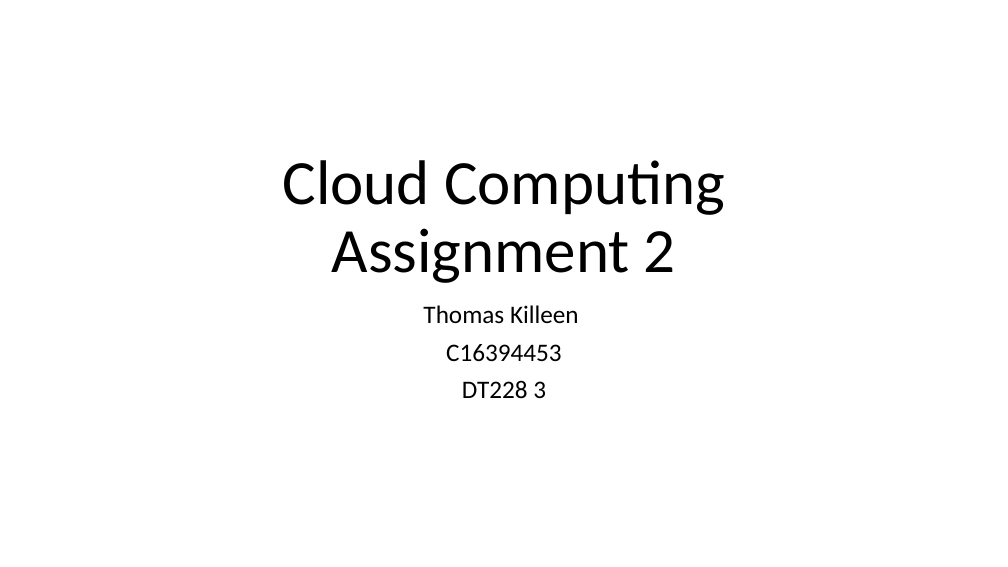
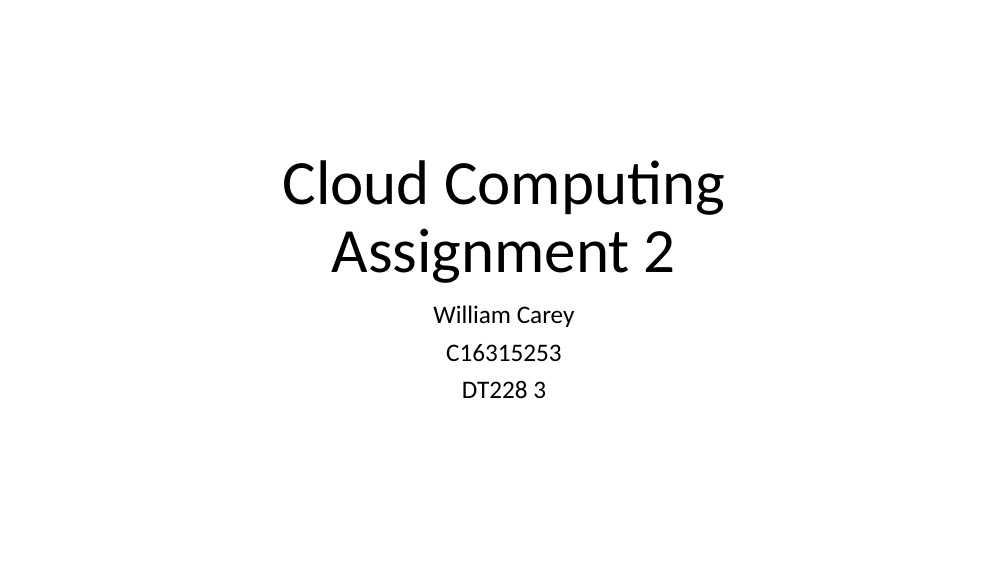
Before and after one commit to WilliamCareySemiColon/college_y3, a slide deck: slide 1 of Cloud_Computing/Labs/Assignment/part 2/Cloud-Computing-Assignment-2.pptx. Drawn at 1008x567 pixels with LibreOffice and Linux fonts; fonts in the diff are those of the drawing. Boxes give left, top, right and bottom in pixels: in the first picture for what was removed or moved away, otherwise in the second. Text is boxed around its words. In the diff, an @@ line names an element or a change of style, - is before the commit and + after.

Commit message:
added cloud files

```diff
--- a/Cloud_Computing/Labs/Assignment/part 2/Cloud-Computing-Assignment-2.pptx
+++ b/Cloud_Computing/Labs/Assignment/part 2/Cloud-Computing-Assignment-2.pptx
@@ subtitle at (433, 305, 575, 362): text changed @@
-Thomas Killeen
-C16394453
+William Carey
+C16315253
```
Also in this commit, not shown: 1 other slide changed, 3 other files.
